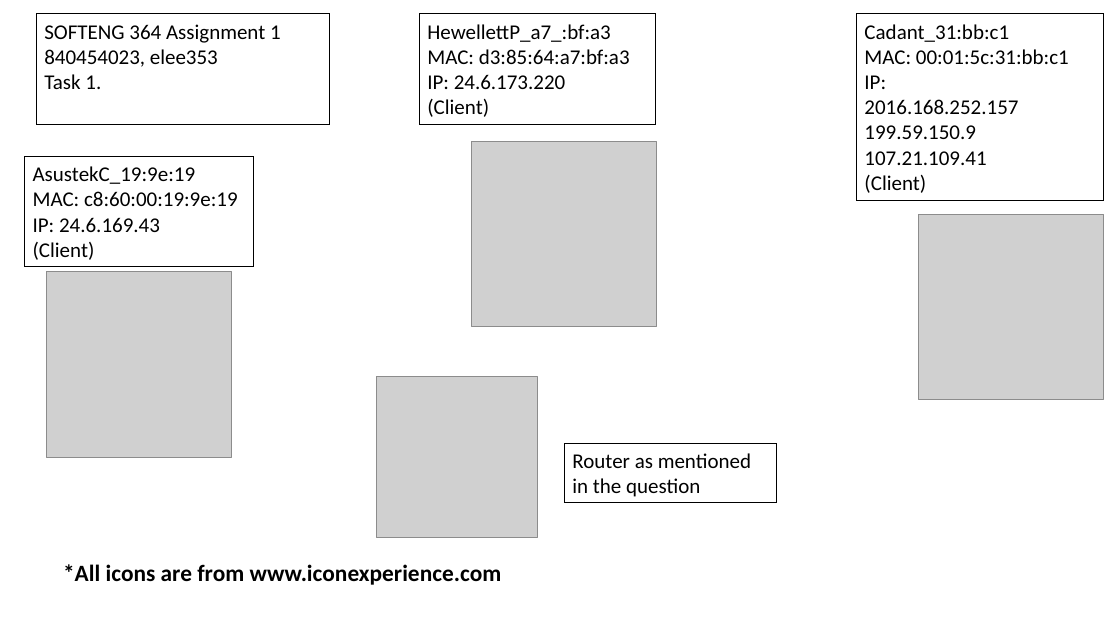
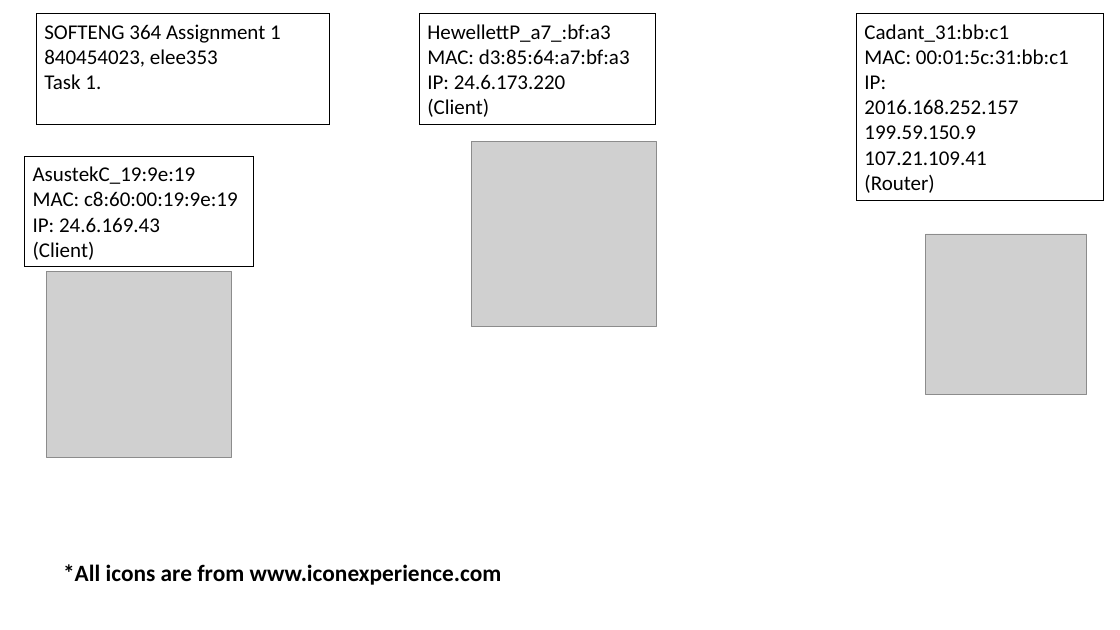
Before and after one commit to st970703/SOFTENG_364_Assignment1, a slide deck: slide 1 of task1_pcapng.pptx. Drawn at 1120x630 pixels with LibreOffice and Linux fonts; fonts in the diff are those of the drawing; grey boxes stand for pictures. Boxes give left, top, right and bottom in pixels: in the first picture for what was removed or moved away, otherwise in the second. Text is boxed around its words. In the diff, an @@ line names an element or a change of style, - is before the commit and + after.

```diff
--- a/task1_pcapng.pptx
+++ b/task1_pcapng.pptx
@@ text in rectangle at (864, 175, 934, 193): text changed @@
-(Client)
+(Router)
@@ picture removed at (919, 214, 1104, 399) @@
@@ picture: place and size @@
-picture at (376, 376, 538, 538)
+picture at (926, 234, 1087, 396)
@@ rectangle removed at (565, 444, 777, 503) @@
-Router as mentioned in the question
```
Also in this commit, not shown: 2 other files.
